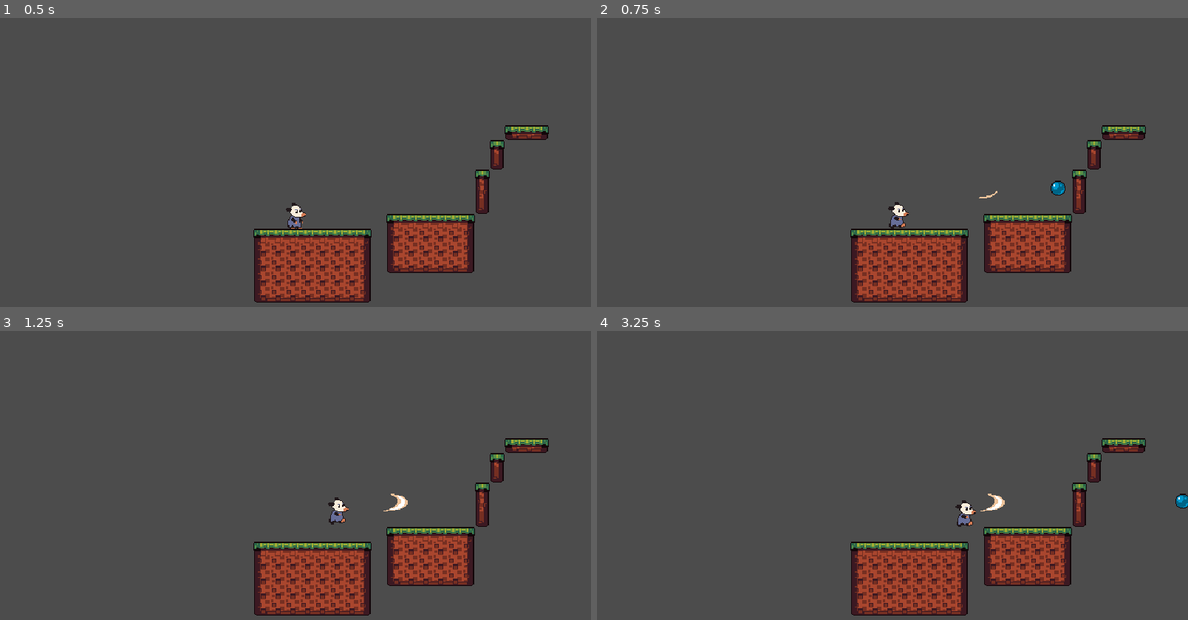
Above: before the commit, frames 1-4 (two rows, left to right).
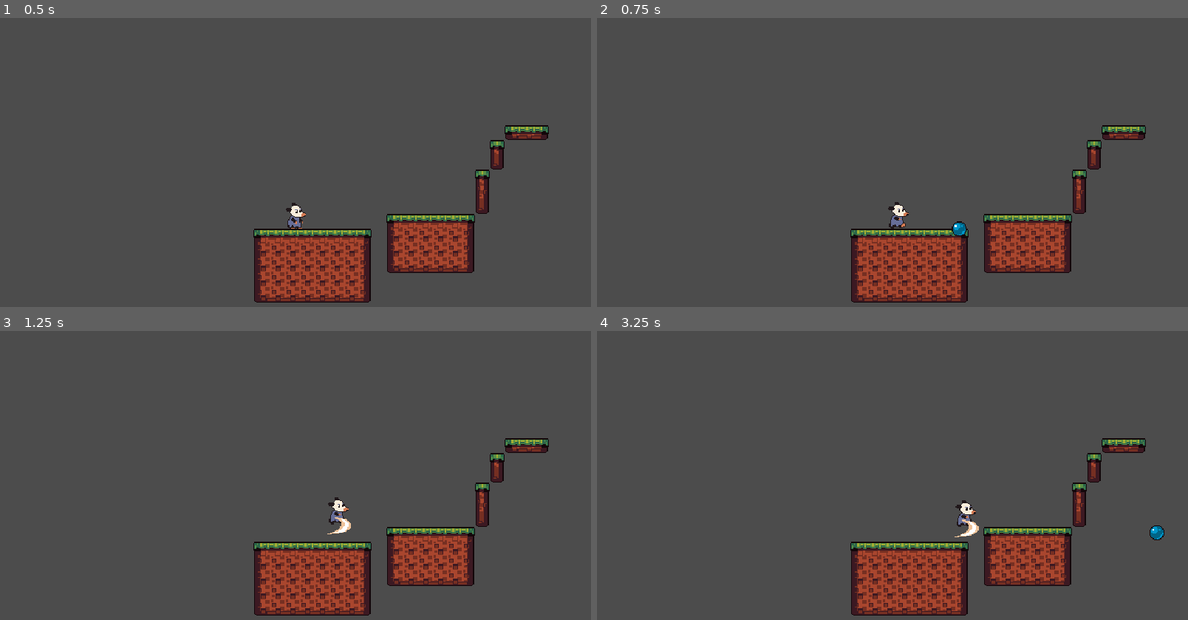
Above: after the commit, the same moments.

Repository: andhedrew/Didelphis
Game: Godot game, scene res://World.tscn
Same seed, same stepped clock (60 frames per second), same inputs: the game is played once before the commit and once after it.
Inputs:
- Up to frame 1 (0.5 s): no input
- Up to frame 2 (0.75 s): hold D (right) from 0.53 s (still down); tap X (attack) at 0.6 s
- Up to frame 3 (1.25 s): keep holding D (right); tap Z (jump) at 0.77 s
- Up to frame 4 (3.25 s): tap X (attack) at 1.35, 2.1, 2.85 s; tap Z (jump) at 1.52, 3.02 s; release D (right) at 2.03 s; hold A (left) 2.03-2.78 s; hold D (right) from 2.78 s (still down)

Frame 1 is identical in both runs. In frame 2, 0.2% of the frame differs, in the area x 60-80%, y 56-76%; in frame 3, 0.2%; in frame 4, 0.4%, in the area x 60-100%, y 56-73%.

Commit message:
Weapons now match player facing properly

Diff:
--- a/Actors/player.gd
+++ b/Actors/player.gd
@@ -18,21 +18,26 @@
 var state_last_frame := state
 var state_timer := 0
 
+enum {RIGHT, DOWN, LEFT, UP}
+var facing := RIGHT
+var default_facing := facing
 
 onready var coyote_timer := $CoyoteTimer
 onready var animated_sprite := $AnimatedSprite
+
+var input := Vector2.ZERO
 
 func _ready():
 	pass
 
 func _input(event):
 	var attack = Input.is_action_just_pressed("attack")
-
 	if attack:
 		GameEvents.emit_signal("player_attacked")
 
+
 func _physics_process(delta):
-	var input := Vector2.ZERO
+
 	input.x = Input.get_axis("left", "right")
 	input.y = Input.get_axis("up", "down")
 
@@ -40,6 +45,21 @@
 	apply_gravity()
 	switch_state(input)
 	flip_horizontal(input)
+
+	if input.y == 0:
+		if input.x > 0:
+			facing = RIGHT
+			default_facing = facing
+		elif input.x < 0:
+			facing = LEFT
+			default_facing = facing
+		else:
+			facing = default_facing
+	elif input.y < 0:
+		facing = UP
+	elif input.y > 0:
+		facing = DOWN
+	GameEvents.emit_signal("player_changed_facing_direction", facing)
 
 
 func switch_state(input) -> void :
--- a/Autoloads/GameEvents.gd
+++ b/Autoloads/GameEvents.gd
@@ -1,3 +1,4 @@
 extends Node
 
 signal player_attacked
+signal player_changed_facing_direction
--- a/Weapon.gd
+++ b/Weapon.gd
@@ -4,14 +4,46 @@
 export(PackedScene) var bullet_scene
 onready var animated_sprite = $AnimatedSprite
 
+enum {RIGHT, DOWN, LEFT, UP}
+var facing := RIGHT
 
 func _ready():
-	GameEvents.connect("player_attacked", self, "_fire")
+	GameEvents.connect("player_attacked", self, "fire_weapon")
+	GameEvents.connect("player_changed_facing_direction", self, "_change_facing_direction")
+
+func _physics_process(delta):
+	match_player_facing_direction()
 
 
-func _fire():
+
+func fire_weapon():
 	animated_sprite.play("default")
 	var bullet = bullet_scene.instance()
-	bullet.position = Vector2(0, 0)
-	bullet.velocity = Vector2(bullet.speed, 0)
-	add_child(bullet)
+	bullet.position = global_position
+	bullet.velocity = Vector2(bullet.speed * scale.x, 0)
+	get_parent().get_parent().add_child(bullet)
+
+
+func reload():
+	pass
+
+func _change_facing_direction(player_facing):
+	facing = player_facing
+
+func match_player_facing_direction():
+	if facing == RIGHT:
+		rotation_degrees = 0
+		scale.x = 1
+	elif facing == LEFT:
+		rotation_degrees = 0
+		scale.x = -1
+	elif facing == UP:
+		if scale.x > 0:
+			rotation_degrees = 270
+		elif scale.x < 0:
+			rotation_degrees = 90
+	elif facing == DOWN:
+		if scale.x > 0:
+			rotation_degrees = 90
+		elif scale.x < 0:
+			rotation_degrees = 270
--- /dev/null
+++ b/Weapons/BaseWeapon.tscn
@@ -0,0 +1,33 @@
+[gd_scene load_steps=8 format=2]
+
+[ext_resource path="res://Weapons/Projectiles/ProjectileSmallBlue.tscn" type="PackedScene" id=1]
+[ext_resource path="res://Weapon.gd" type="Script" id=2]
+[ext_resource path="res://Sprites/vfx.png" type="Texture" id=3]
+
+[sub_resource type="AtlasTexture" id=1]
+atlas = ExtResource( 3 )
+region = Rect2( 0, 0, 32, 32 )
+
+[sub_resource type="AtlasTexture" id=2]
+atlas = ExtResource( 3 )
+region = Rect2( 32, 0, 32, 32 )
+
+[sub_resource type="AtlasTexture" id=3]
+atlas = ExtResource( 3 )
+region = Rect2( 64, 0, 32, 32 )
+
+[sub_resource type="SpriteFrames" id=4]
+animations = [ {
+"frames": [ null, SubResource( 1 ), SubResource( 2 ), SubResource( 3 ) ],
+"loop": true,
+"name": "default",
+"speed": 30.0
+} ]
+
+[node name="BaseWeapon" type="Node2D"]
+position = Vector2( 329, -108 )
+script = ExtResource( 2 )
+bullet_scene = ExtResource( 1 )
+
+[node name="AnimatedSprite" type="AnimatedSprite" parent="."]
+frames = SubResource( 4 )
--- a/World.tscn
+++ b/World.tscn
@@ -1,36 +1,17 @@
-[gd_scene load_steps=11 format=2]
+[gd_scene load_steps=5 format=2]
 
 [ext_resource path="res://Actors/Player.tscn" type="PackedScene" id=1]
-[ext_resource path="res://Weapon.gd" type="Script" id=2]
+[ext_resource path="res://Weapons/BaseWeapon.tscn" type="PackedScene" id=2]
 [ext_resource path="res://Tileset.tres" type="TileSet" id=3]
 [ext_resource path="res://World.gd" type="Script" id=4]
-[ext_resource path="res://Sprites/vfx.png" type="Texture" id=5]
-[ext_resource path="res://Weapons/Projectiles/ProjectileSmallBlue.tscn" type="PackedScene" id=6]
-
-[sub_resource type="AtlasTexture" id=1]
-atlas = ExtResource( 5 )
-region = Rect2( 0, 0, 32, 32 )
-
-[sub_resource type="AtlasTexture" id=2]
-atlas = ExtResource( 5 )
-region = Rect2( 32, 0, 32, 32 )
-
-[sub_resource type="AtlasTexture" id=3]
-atlas = ExtResource( 5 )
-region = Rect2( 64, 0, 32, 32 )
-
-[sub_resource type="SpriteFrames" id=4]
-animations = [ {
-"frames": [ null, SubResource( 1 ), SubResource( 2 ), SubResource( 3 ) ],
-"loop": true,
-"name": "default",
-"speed": 30.0
-} ]
 
 [node name="World" type="Node"]
 script = ExtResource( 4 )
 
 [node name="Player" parent="." instance=ExtResource( 1 )]
+
+[node name="BaseWeapon" parent="Player" instance=ExtResource( 2 )]
+position = Vector2( 0, 0 )
 
 [node name="FrontTilemap" type="TileMap" parent="."]
 tile_set = ExtResource( 3 )
@@ -38,10 +19,4 @@
 format = 1
 tile_data = PoolIntArray( -720868, 3, 131077, -720867, 3, 131078, -720866, 3, 131079, -655333, 3, 131076, -589797, 3, 2 …(1299 unchanged characters)…
 
-[node name="Weapon" type="Node2D" parent="."]
-position = Vector2( 329, -108 )
-script = ExtResource( 2 )
-bullet_scene = ExtResource( 6 )
-
-[node name="AnimatedSprite" type="AnimatedSprite" parent="Weapon"]
-frames = SubResource( 4 )
+[editable path="Player"]
